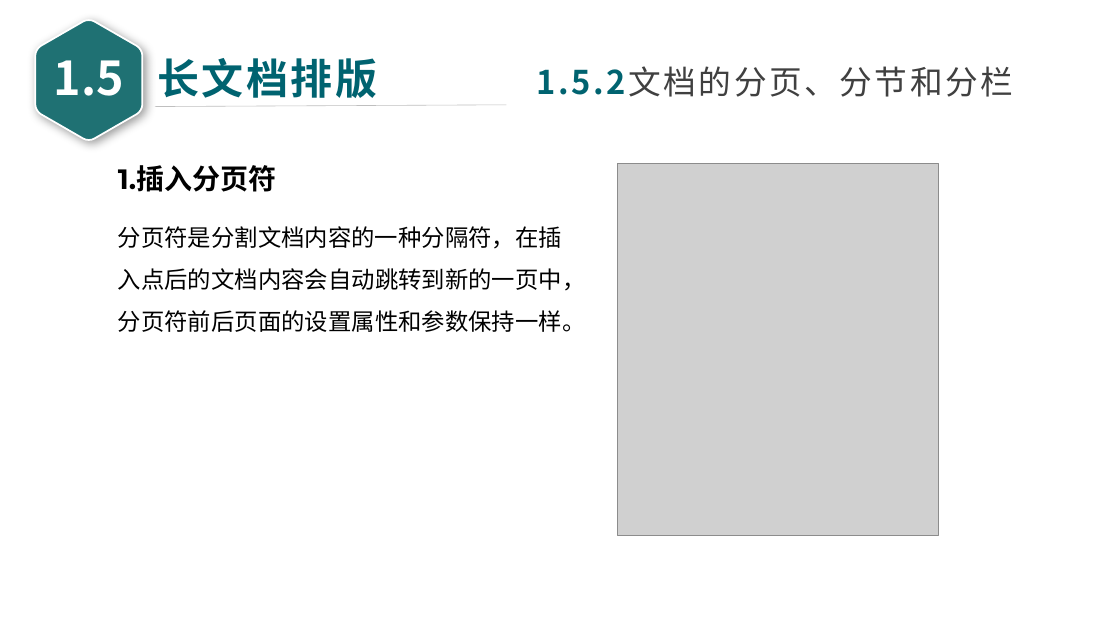
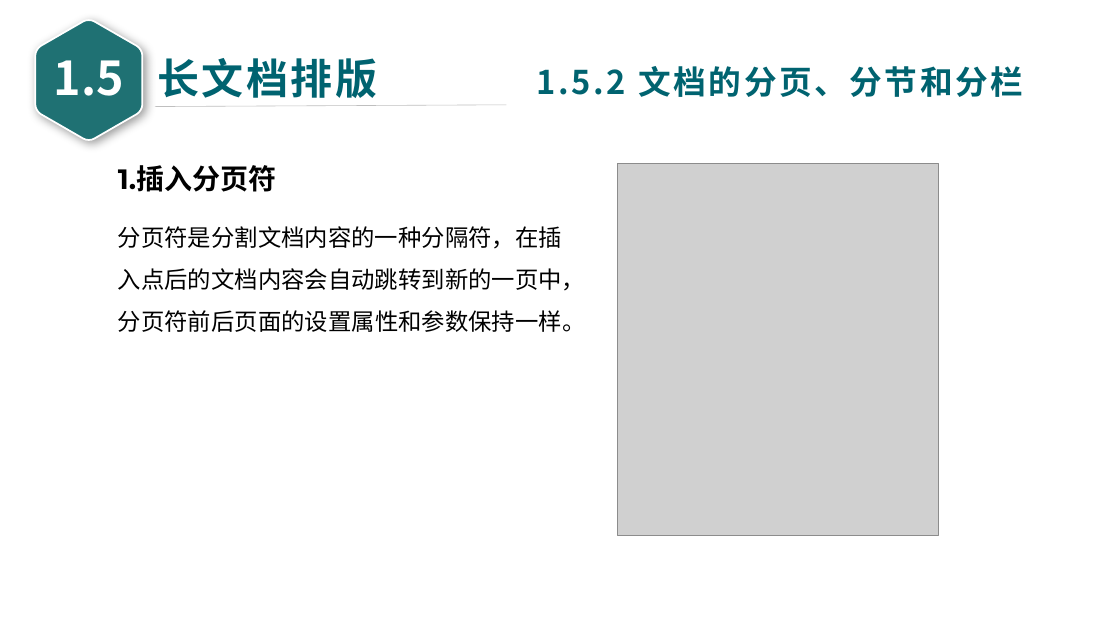
Before and after one commit to glplaman/glplaman.github.io, a slide deck: slide 86 of office/file/wps PPT/第1章 WPS文字文档编辑 - glpla.pptx. Drawn at 1120x630 pixels with LibreOffice and Linux fonts; fonts in the diff are those of the drawing; grey boxes stand for pictures. Boxes give left, top, right and bottom in pixels: in the first picture for what was removed or moved away, otherwise in the second. Text is boxed around its words. In the diff, an @@ line names an element or a change of style, - is before the commit and + after.

```diff
--- a/office/file/wps PPT/第1章 WPS文字文档编辑 - glpla.pptx
+++ b/office/file/wps PPT/第1章 WPS文字文档编辑 - glpla.pptx
@@ text at bbox=[537, 66, 1024, 97]: text changed; text colour #404040 to #006370; bold on @@
-1.5.2文档的分页、分节和分栏
+1.5.2 文档的分页、分节和分栏
```
Also in this commit, not shown: 91 other slides changed, 9 other files.
